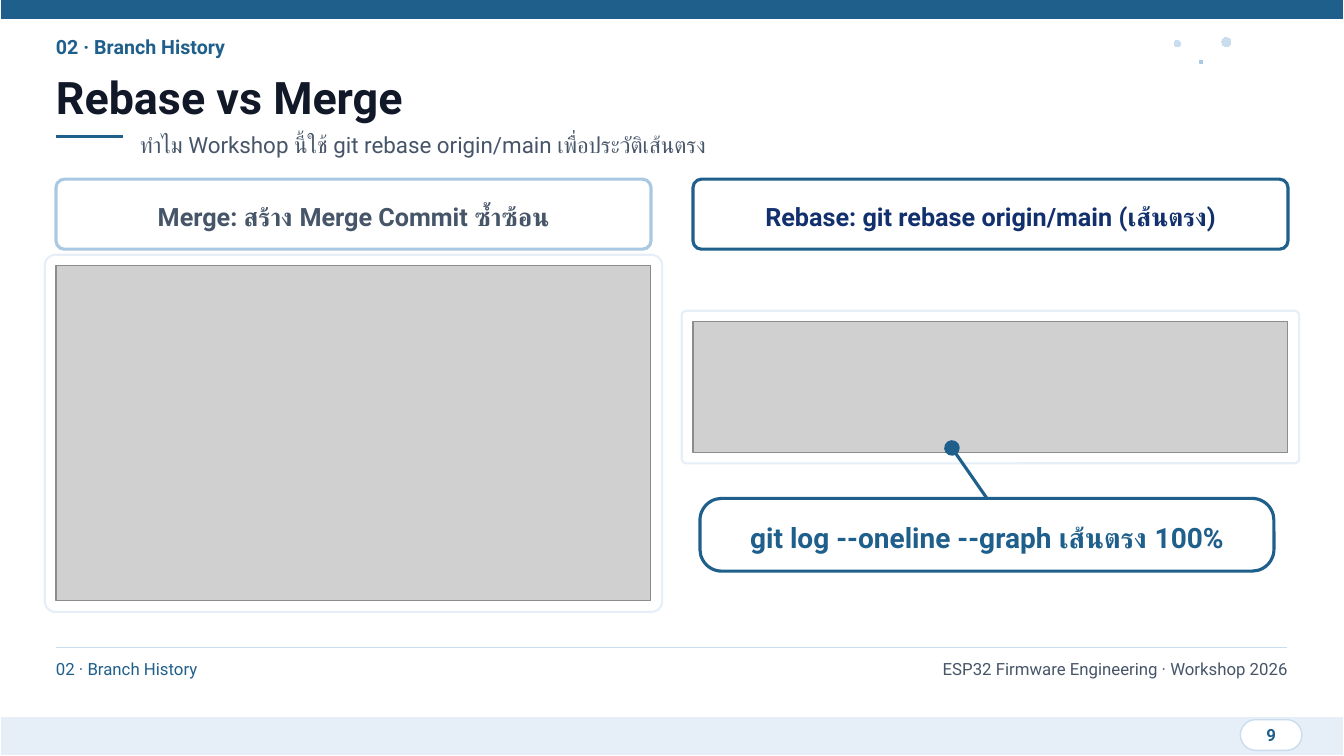
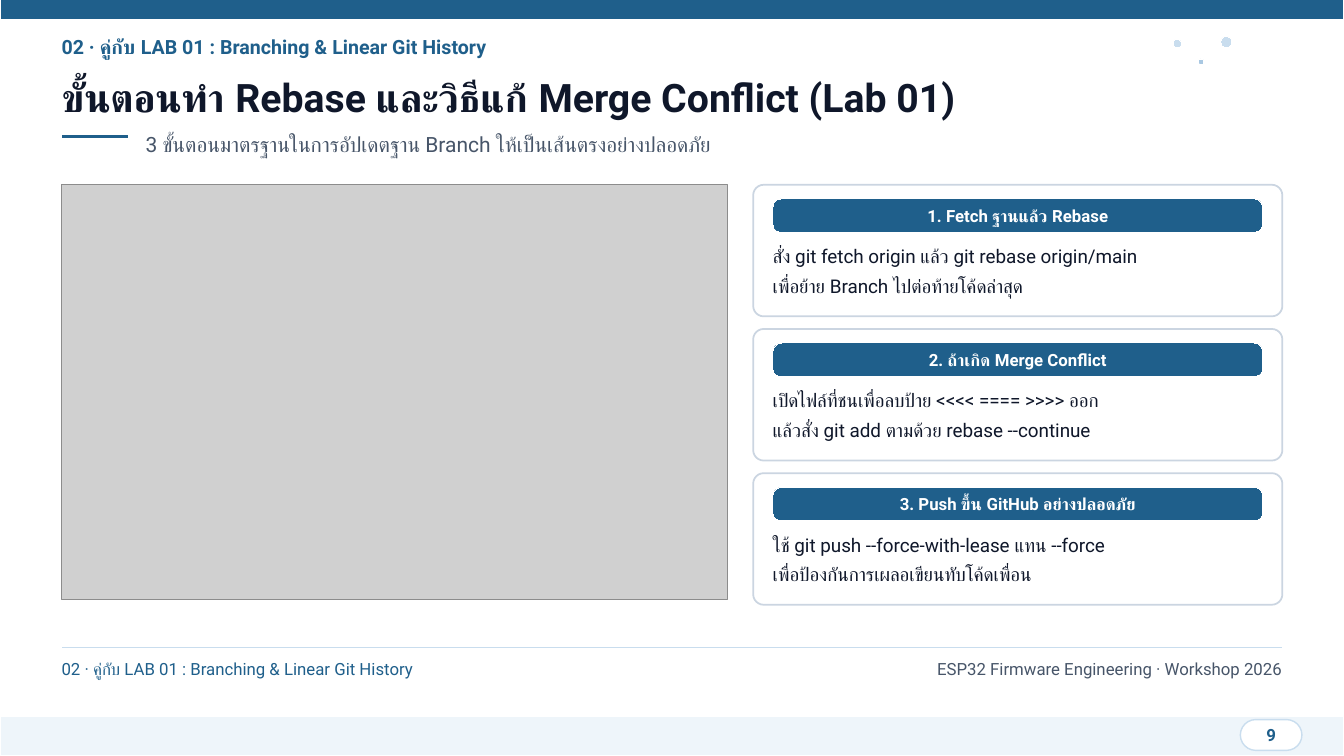
Before and after one commit to SavEe2429/git-practice, a slide deck: slide 9 of presentation/ESP32_Git_CICD_Workshop.pptx. Drawn at 1344x756 pixels with LibreOffice and Linux fonts; fonts in the diff are those of the drawing; grey boxes stand for pictures. Boxes give left, top, right and bottom in pixels: in the first picture for what was removed or moved away, otherwise in the second. Text is boxed around its words. In the diff, an @@ line names an element or a change of style, - is before the commit and + after.

Commit message:
docs(workshop): redesign presentation slides and update workshop materials

```diff
--- a/presentation/ESP32_Git_CICD_Workshop.pptx
+++ b/presentation/ESP32_Git_CICD_Workshop.pptx
@@ text at [62,38,486,60]: text changed @@
-02 · Branch History
+02 · คู่กับ LAB 01 : Branching & Linear Git History
@@ text at [62,81,955,121]: text changed; size 32 to 28 pt; text colour #111827 to #0F172A @@
-Rebase vs Merge
+ขั้นตอนทำ Rebase และวิธีแก้ Merge Conflict (Lab 01)
@@ rectangle: place and size @@
-rectangle at [56,134,124,138]
+rectangle at [62,134,129,138]
@@ text at [146,136,710,159]: text changed; size 16 to 15 pt @@
-ทำไม Workshop นี้ใช้ git rebase origin/main เพื่อประวัติเส้นตรง
+3 ขั้นตอนมาตรฐานในการอัปเดตฐาน Branch ให้เป็นเส้นตรงอย่างปลอดภัย
@@ rounded rectangle removed at [56,179,651,249] @@
-Merge: สร้าง Merge Commit ซ้ำซ้อน
@@ rounded rectangle removed at [694,179,1289,249] @@
-Rebase: git rebase origin/main (เส้นตรง)
@@ picture: place and size @@
-picture at [56,266,651,601]
+picture at [62,185,728,599]
@@ rounded rectangle at [753,185,1282,317]: outline #E6EFF7 1.5 pt to #CBD5E1 1.25 pt; proportions changed @@
@@ rounded rectangle: place and size @@
-rounded rectangle at [44,255,661,612]
+rounded rectangle at [753,185,1282,317]
@@ rounded rectangle added at [773,199,1263,232], fill #1F5F8B, outline #FFFFFF 0 pt @@
@@ text added at [927,209,1108,227], 12 pt, text #FFFFFF, bold @@
+1. Fetch ฐานแล้ว Rebase
@@ text added at [773,248,1138,299], 13.5 pt, text #0F172A @@
+สั่ง git fetch origin แล้ว git rebase origin/main
+เพื่อย้าย Branch ไปต่อท้ายโค้ดล่าสุด
@@ picture removed at [694,322,1289,452] @@
@@ rounded rectangle: place and size @@
-rounded rectangle at [682,311,1299,463]
+rounded rectangle at [753,329,1282,461]
@@ rounded rectangle at [753,329,1282,461]: outline #E6EFF7 1.5 pt to #CBD5E1 1.25 pt; proportions changed @@
@@ rounded rectangle added at [773,343,1263,376], fill #1F5F8B, outline #FFFFFF 0 pt @@
@@ text added at [929,353,1106,370], 12 pt, text #FFFFFF, bold @@
+2. ถ้าเกิด Merge Conflict
@@ text added at [773,393,1099,441], 13.5 pt, text #0F172A @@
+เปิดไฟล์ที่ชนเพื่อลบป้าย <<<< ==== >>>> ออก
+แล้วสั่ง git add ตามด้วย rebase --continue
@@ arrow removed from (987, 498) to (952, 448) @@
@@ rounded rectangle added at [753,473,1282,605], fill #FFFFFF, outline #CBD5E1 1.25 pt @@
@@ rounded rectangle removed at [700,498,1273,571] @@
-git log --oneline --graph เส้นตรง 100%
@@ rounded rectangle added at [773,487,1263,520], fill #1F5F8B, outline #FFFFFF 0 pt @@
@@ text added at [900,497,1135,511], 12 pt, text #FFFFFF, bold @@
+3. Push ขึ้น GitHub อย่างปลอดภัย
@@ text added at [773,537,1105,581], 13.5 pt, text #0F172A @@
+ใช้ git push --force-with-lease แทน --force
+เพื่อป้องกันการเผลอเขียนทับโค้ดเพื่อน
@@ rectangle: place and size @@
-rectangle at [56,647,1289,648]
+rectangle at [62,647,1282,648]
@@ text "ESP32 Firmware Engineering · Workshop ...": place and size @@
-text "ESP32 Firmware Engineering · Workshop ..." at [943,662,1288,679]
+text "ESP32 Firmware Engineering · Workshop ..." at [937,662,1282,679]
@@ text at [62,662,412,680]: text changed @@
-02 · Branch History
+02 · คู่กับ LAB 01 : Branching & Linear Git History
```
Also in this commit, not shown: 3 other slides changed, 28 slides added, 14 slides removed, 28 other files.
